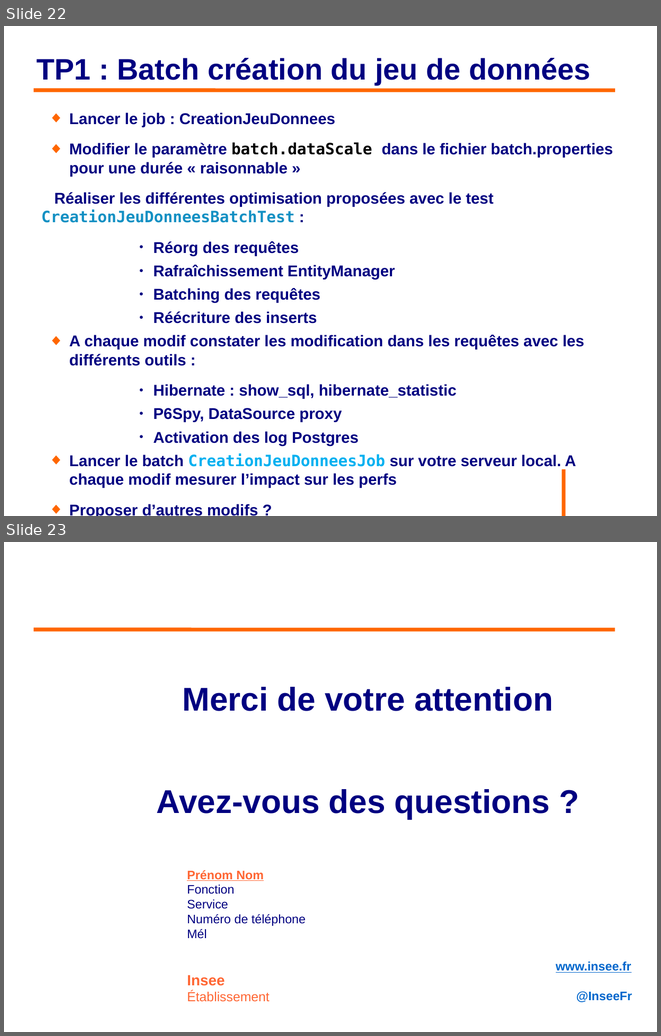
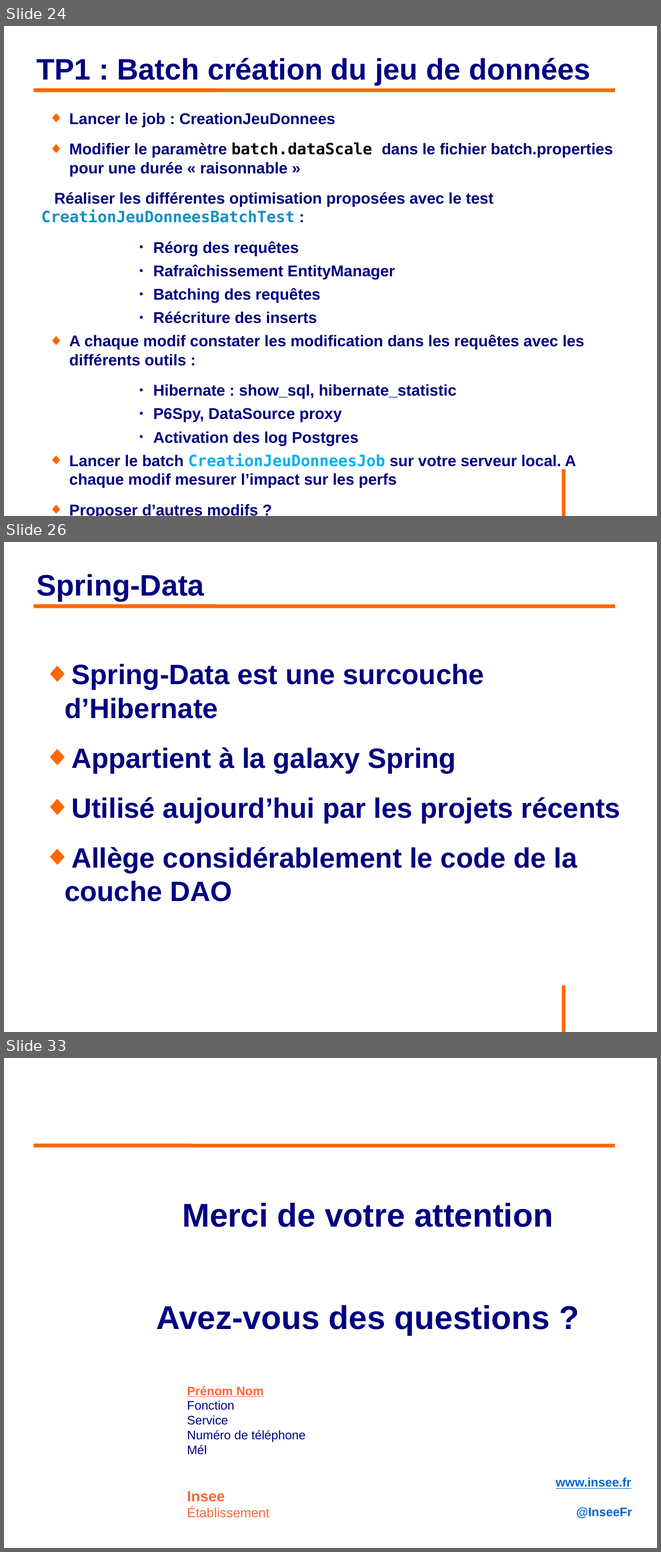
Before and after one commit to philphils/formation-hibernate-avancee, a slide deck: Documentation/diapo_formation_hibernate_avancee.odp. Shown one above the other, each under a label of ours: slides 22 and 23 before the commit, slides 24, 26 and 33 after it; the slides between them are not shown. The pictures are 661x1036 and 661x1552 pixels, drawn with LibreOffice and Linux fonts; fonts in the diff are those of the drawing; background and template pictures are left out. Boxes give left, top, right and bottom in pixels: in the first picture for what was removed or moved away, otherwise in the second. Text is boxed around its words. In the diff, an @@ line names an element or a change of style, - is before the commit and + after.

Commit message:
Diapo jusqu'à Spring-Data @Query

```diff
--- a/Documentation/diapo_formation_hibernate_avancee.odp
+++ b/Documentation/diapo_formation_hibernate_avancee.odp
@@ slide 26 added at box(4, 542, 657, 1032), background #FFFFFF; not listed: 1 template element that a slide beside it also shows @@
@@ title added at box(37, 574, 204, 601), 36 pt, text #000080, bold @@
+Spring-Data
@@ line added from (34, 606) to (616, 606), #FF6600 4.54 pt @@
@@ text added at box(64, 663, 620, 901), 34 pt, text #000080, bold @@
+◆ Spring-Data est une surcouche d’Hibernate
+◆ Appartient à la galaxy Spring
+◆ Utilisé aujourd’hui par les projets récents
+◆ Allège considérablement le code de la couche DAO
@@ what was slide 22 is now slide 24 @@
@@ what was slide 23 is now slide 33 @@
```
Also in this commit, not shown: 9 other slides added.
